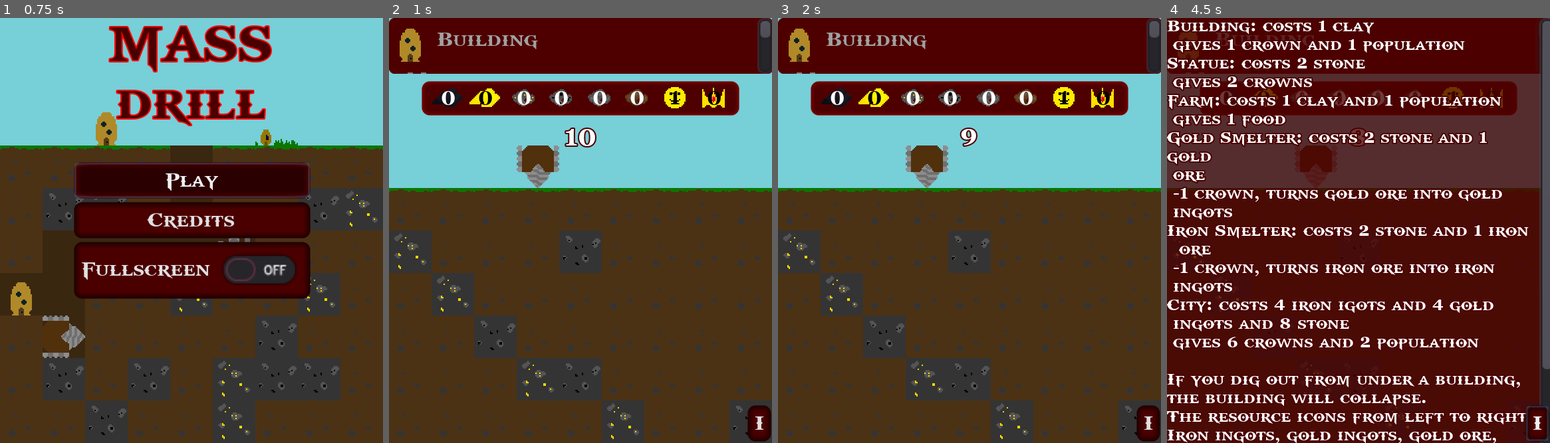
Above: before the commit, frames 1-4 (left to right).
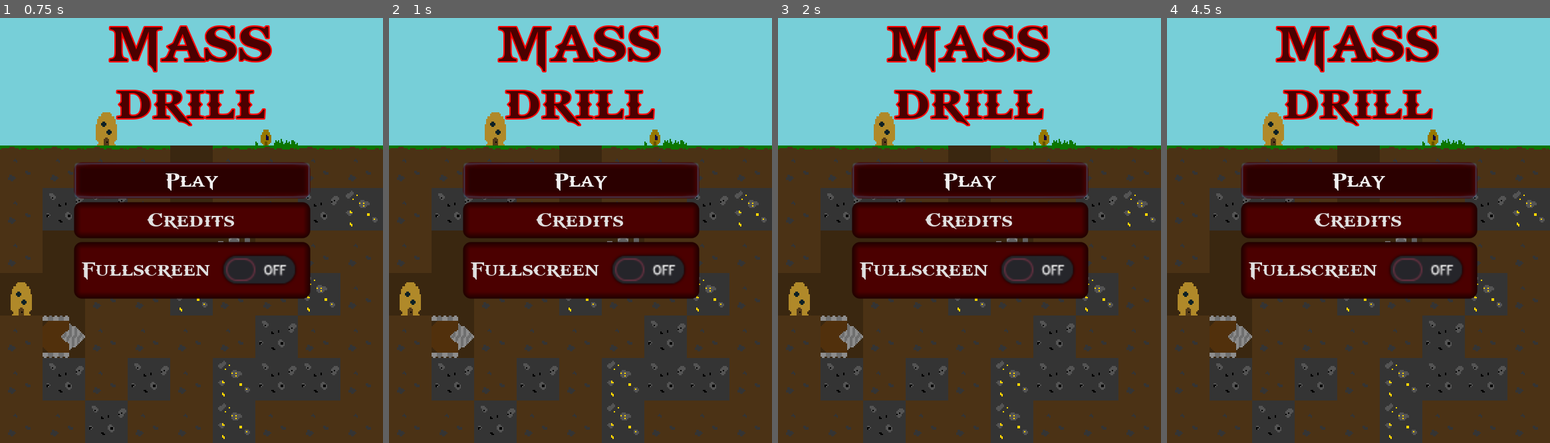
Above: after the commit, the same moments.

Repository: the-alex-g/LD48
Game: Godot game, scene res://Main/MainMenu.tscn
Two runs of this game, one before a commit and one after it. Both use one fixed random seed, a clock stepped at 60 frames per second and the inputs below.
Inputs (mouse positions are in pixels of both pictures, inside the frame that each line leads up to):
- Up to frame 1 (0.75 s): click "Play" at 0.5 s
- Up to frame 2 (1 s): no input
- Up to frame 3 (2 s): click (969, 179) at 1.25 s, where only the run after the commit has a clickable "Play"
- Up to frame 4 (4.5 s): click (1538, 421) at 2 s, where only the run before the commit has a clickable "I"; click (1538, 421) at 2.75 s, where only the run before the commit has a clickable "I"; click (1538, 421) at 3.5 s, where only the run before the commit has a clickable "I"; click (1358, 179) at 4.25 s, where only the run after the commit has a clickable "Play"

Frame 1 is identical in both runs. In frame 2, 61% of the frame differs, in the area x 0-100%, y 0-100%; in frame 3, 61%; in frame 4, 88%.

Commit message:
Add trackers for food and population

Diff:
--- a/project/Main/GameOver.gd
+++ b/project/Main/GameOver.gd
@@ -38,3 +38,4 @@
 	yield(get_tree().create_timer(0.2),"timeout")
 	_ignore = get_tree().change_scene("res://Main/MainMenu.tscn")
 	ResourceManager.reset()
+	SelectionManager.reset()
--- a/project/Main/Main.gd
+++ b/project/Main/Main.gd
@@ -84,3 +84,4 @@
 	yield(get_tree().create_timer(1), "timeout")
 	_game_over.visible = true
 	_game_over.update_display()
+	SelectionManager.can_be_selected = false
--- a/project/Main/Main.tscn
+++ b/project/Main/Main.tscn
@@ -116,7 +116,7 @@
  gives 6 crowns and 2 population
 
 If you dig out from under a building, the building will collapse.
-The resource icons from left to right: Iron ingots, gold ingots, gold ore, iron ore, clay, stone, dissaproval rating, crowns.
+The resource icons from left to right: Iron ingots, gold ingots, gold ore, iron ore, clay, stone, population,  dissaproval rating, food, crowns.
 
 The higher the disapproval rating is, the fewer crowns you get."
 
@@ -137,7 +137,7 @@
 }
 
 [node name="GameTimer" type="Timer" parent="."]
-wait_time = 10.0
+wait_time = 90.0
 one_shot = true
 autostart = true
 
--- a/project/Main/ResourceDisplay.gd
+++ b/project/Main/ResourceDisplay.gd
@@ -19,6 +19,8 @@
 onready var _stone_label := $Stone/StoneLabel
 onready var _dirt_label := $Dirt/DirtLabel
 onready var _crown_label := $Crowns/CrownLabel
+onready var _dissaproval_label := $Dissaproval/DissaprovalLabel
+onready var _food_label := $Food/FoodLabel
 onready var _pop_label := $Pop/Poplabel
 
 
@@ -30,4 +32,6 @@
 	_gold_ore_label.text = str(ResourceManager.gold_ore)
 	_stone_label.text = str(ResourceManager.stone)
 	_crown_label.text = str(ResourceManager.base_crowns)
-	_pop_label.text = str(ResourceManager.modifier)
+	_dissaproval_label.text = str(ResourceManager.modifier)
+	_pop_label.text = str(ResourceManager.population)
+	_food_label.text = str(ResourceManager.food)
--- a/project/Main/ResourceDisplay.tscn
+++ b/project/Main/ResourceDisplay.tscn
@@ -10,8 +10,8 @@
 [ext_resource path="res://Art/Icons/Dirt.png" type="Texture" id=8]
 [ext_resource path="res://Art/Icons/Crown.png" type="Texture" id=9]
 [ext_resource path="res://Art/Icons/Pop.Tire.png" type="Texture" id=10]
-
-
+[ext_resource path="res://Art/Icons/Dissaproval.png" type="Texture" id=11]
+[ext_resource path="res://Art/Icons/Food.png" type="Texture" id=12]
 
 [sub_resource type="StyleBoxFlat" id=1]
 bg_color = Color( 0.305882, 0, 0, 1 )
@@ -30,9 +30,9 @@
 script = ExtResource( 1 )
 
 [node name="Panel" type="Panel" parent="."]
-margin_left = 25.0
+margin_left = 15.0
 margin_top = 48.0
-margin_right = 263.0
+margin_right = 273.0
 margin_bottom = 73.0
 custom_styles/panel = SubResource( 1 )
 __meta__ = {
@@ -40,7 +40,7 @@
 }
 
 [node name="IronIngots" type="Sprite" parent="."]
-position = Vector2( 44, 60 )
+position = Vector2( 30, 60 )
 texture = ExtResource( 3 )
 __meta__ = {
 "_edit_lock_": true
@@ -61,7 +61,7 @@
 }
 
 [node name="GoldIngots" type="Sprite" parent="."]
-position = Vector2( 72, 60 )
+position = Vector2( 55, 60 )
 texture = ExtResource( 4 )
 __meta__ = {
 "_edit_lock_": true
@@ -83,7 +83,7 @@
 }
 
 [node name="GoldOre" type="Sprite" parent="."]
-position = Vector2( 101, 60 )
+position = Vector2( 80, 60 )
 texture = ExtResource( 5 )
 __meta__ = {
 "_edit_lock_": true
@@ -104,7 +104,7 @@
 }
 
 [node name="IronOre" type="Sprite" parent="."]
-position = Vector2( 129, 60 )
+position = Vector2( 105, 60 )
 texture = ExtResource( 6 )
 __meta__ = {
 "_edit_lock_": true
@@ -125,7 +125,7 @@
 }
 
 [node name="Stone" type="Sprite" parent="."]
-position = Vector2( 158, 60 )
+position = Vector2( 130, 60 )
 texture = ExtResource( 7 )
 __meta__ = {
 "_edit_lock_": true
@@ -146,7 +146,7 @@
 }
 
 [node name="Dirt" type="Sprite" parent="."]
-position = Vector2( 186, 60 )
+position = Vector2( 155, 60 )
 texture = ExtResource( 8 )
 __meta__ = {
 "_edit_lock_": true
@@ -167,7 +167,7 @@
 }
 
 [node name="Pop" type="Sprite" parent="."]
-position = Vector2( 215, 60 )
+position = Vector2( 180, 60 )
 texture = ExtResource( 10 )
 __meta__ = {
 "_edit_lock_": true
@@ -188,8 +188,51 @@
 "_edit_use_anchors_": false
 }
 
+[node name="Dissaproval" type="Sprite" parent="."]
+position = Vector2( 205, 60 )
+texture = ExtResource( 11 )
+__meta__ = {
+"_edit_lock_": true
+}
+
+[node name="DissaprovalLabel" type="Label" parent="Dissaproval"]
+margin_left = -5.0
+margin_top = -8.0
+margin_right = 6.0
+margin_bottom = 9.0
+grow_horizontal = 2
+custom_fonts/font = ExtResource( 2 )
+text = "0"
+align = 1
+__meta__ = {
+"_edit_group_": true,
+"_edit_use_anchors_": false
+}
+
+[node name="Food" type="Sprite" parent="."]
+position = Vector2( 230, 60 )
+texture = ExtResource( 12 )
+__meta__ = {
+"_edit_lock_": true
+}
+
+[node name="FoodLabel" type="Label" parent="Food"]
+margin_left = -5.0
+margin_top = -8.0
+margin_right = 6.0
+margin_bottom = 9.0
+grow_horizontal = 2
+custom_fonts/font = ExtResource( 2 )
+custom_colors/font_color = Color( 0, 0, 0, 1 )
+text = "0"
+align = 1
+__meta__ = {
+"_edit_group_": true,
+"_edit_use_anchors_": false
+}
+
 [node name="Crowns" type="Sprite" parent="."]
-position = Vector2( 244, 60 )
+position = Vector2( 258, 60 )
 texture = ExtResource( 9 )
 __meta__ = {
 "_edit_lock_": true
--- a/project/Main/TileMap.gd
+++ b/project/Main/TileMap.gd
@@ -169,17 +169,18 @@
 				iron += 1
 			set_cell(column, row, tile)
 	# make sure there is at least 5 gold and 5 iron
-	while iron < 5 and gold < 5:
-		while iron < 5:
-			var x = randi()%int(generation_range_x)
-			var y = randi()%int(generation_range_y)
-			y += start_generating_at+1
+	while iron < 5:
+		var x = randi()%9
+		var y = randi()%(10-start_generating_at-1)+start_generating_at+1
+		#y += start_generating_at+1
+		if get_cell(x,y) != 9 and get_cell(x,y) != 7:
 			set_cell(x,y,9)
 			iron += 1
-		while gold < 5:
-			var x = randi()%int(generation_range_x)
-			var y = randi()%int(generation_range_y)
-			y += start_generating_at+1
+	while gold < 5:
+		var x = randi()%9
+		var y = randi()%(10-start_generating_at-1)+start_generating_at+1
+		#y += start_generating_at+1
+		if get_cell(x,y) != 9 and get_cell(x,y) != 7:
 			set_cell(x,y,7)
 			gold += 1
 	# add the layer of grass tiles on top
--- a/project/SelectionManager.gd
+++ b/project/SelectionManager.gd
@@ -35,3 +35,9 @@
 	selected.selected = false
 	selected.emit_signal("selection_state_changed", false)
 	selected = null
+
+
+func reset()->void:
+	selected = null
+	hovered = null
+	can_be_selected = true
Not shown: 4 places in project/Main/Main.tscn that only renumber resources
Not shown: 1 places in project/Main/ResourceDisplay.tscn that only renumber resources
